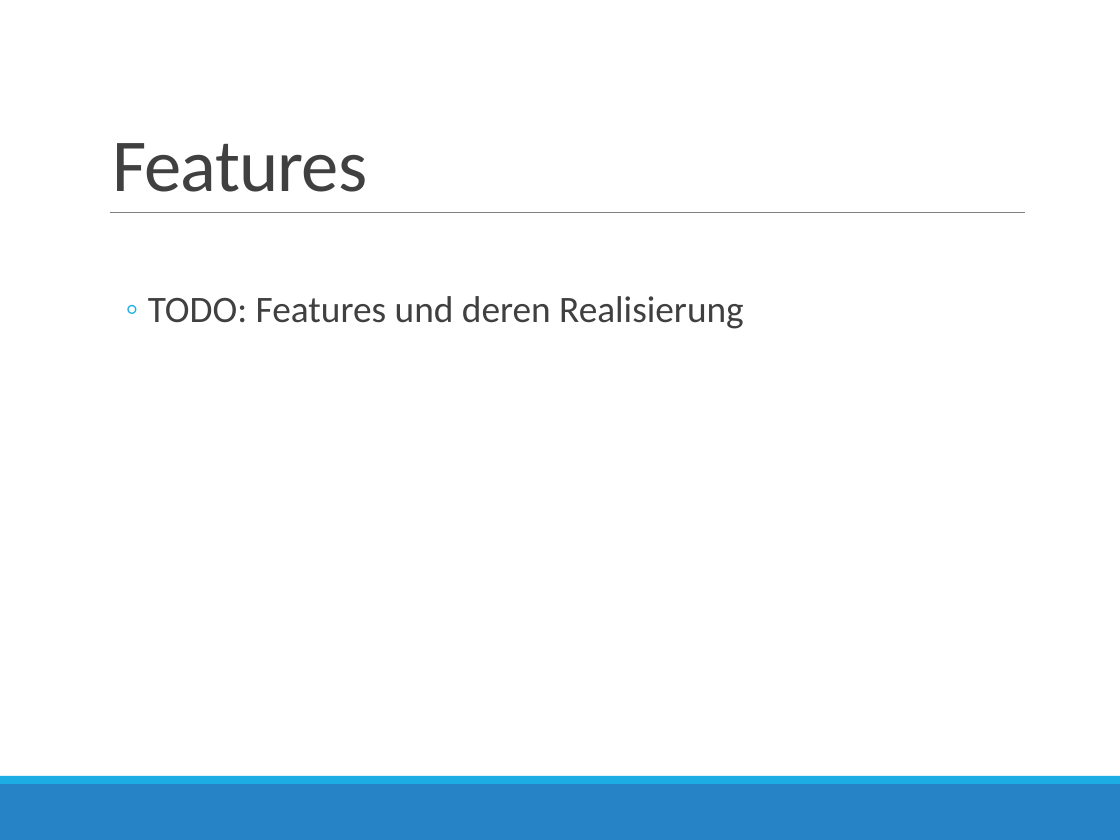
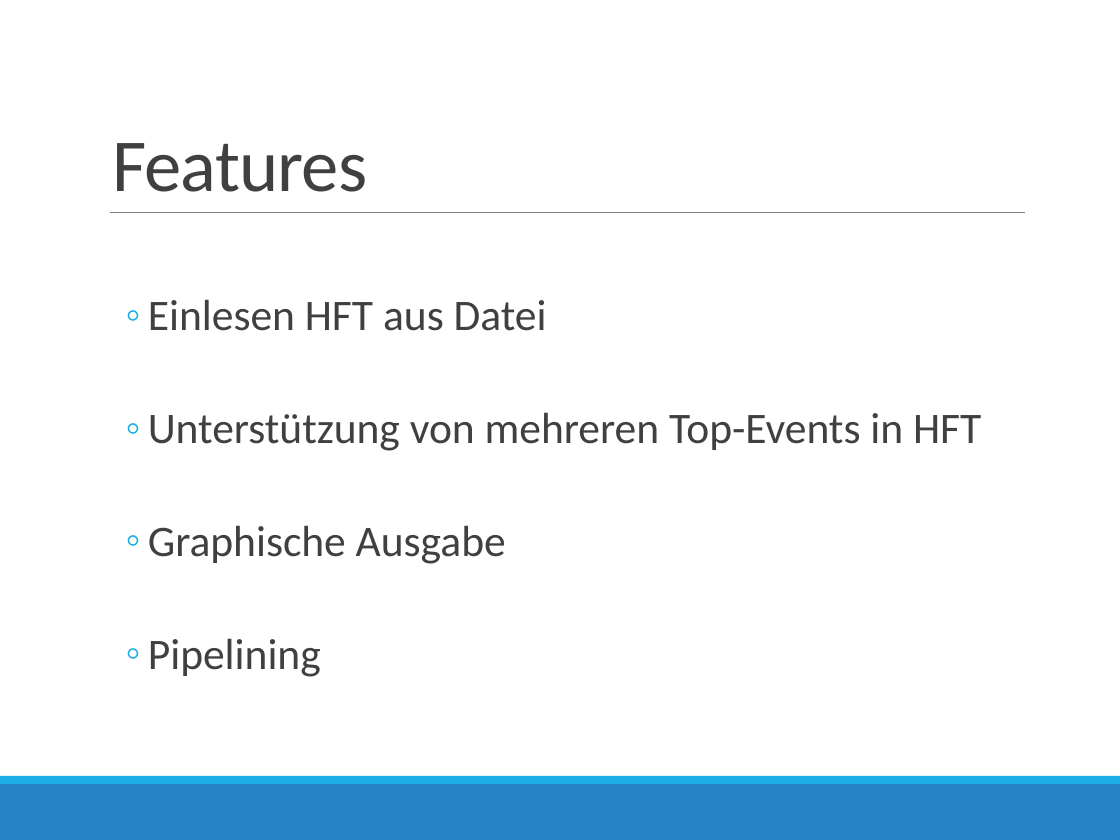
Before and after one commit to AndreMann90/fart_fssd, a slide deck: slide 2 of doc/Programmier-Projekt-Praesi.pptx. Drawn at 1120x840 pixels with LibreOffice and Linux fonts; fonts in the diff are those of the drawing. Boxes give left, top, right and bottom in pixels: in the first picture for what was removed or moved away, otherwise in the second. Text is boxed around its words. In the diff, an @@ line names an element or a change of style, - is before the commit and + after.

```diff
--- a/doc/Programmier-Projekt-Praesi.pptx
+++ b/doc/Programmier-Projekt-Praesi.pptx
@@ text at [148, 299, 981, 677]: text changed; size 24 to 28 pt @@
-  ◦ TODO: Features und deren Realisierung
+  ◦ Einlesen HFT aus Datei
+  ◦ Unterstützung von mehreren Top-Events in HFT
+  ◦ Graphische Ausgabe
+  ◦ Pipelining
```
Also in this commit, not shown: 5 other slides changed, 2 slides added, 1 slide removed.
